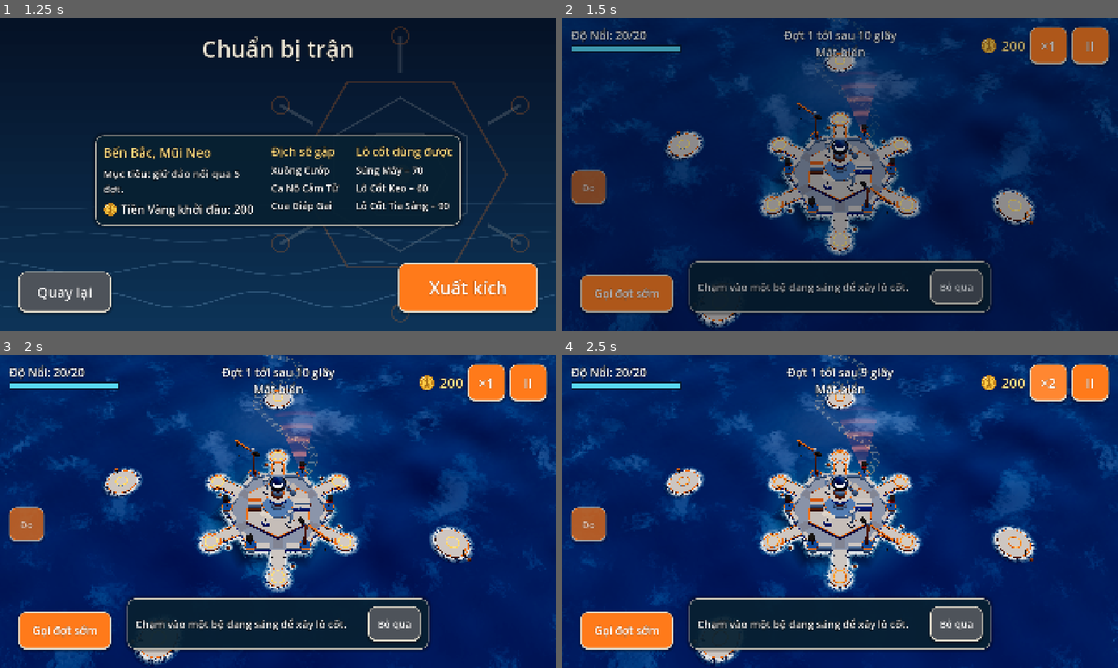
Above: before the commit, frames 1-4 (two rows, left to right).
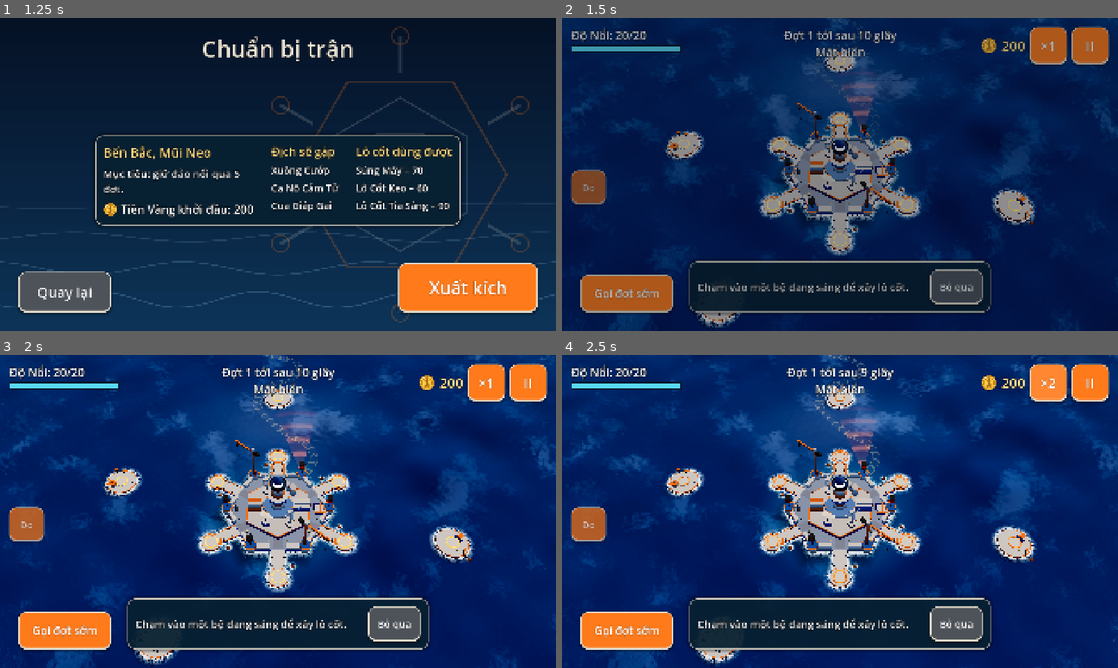
Above: after the commit, the same moments.

Repository: tinydustrystudio-hub/Hai-trinh
Game: Godot game, scene res://main/boot.tscn
The game is run twice, just before and just after one commit, with the same random seed, the same clock (stepped at 60 frames per second) and the same inputs. Sound files missing from this copy of the repository are replaced by a short silence.
Inputs:
- Up to frame 1 (1.25 s): click "Ra khơi" at 0.5 s
- Up to frame 2 (1.5 s): click "Xuất kích" at 1.25 s
- Up to frame 3 (2 s): no input
- Up to frame 4 (2.5 s): click "×1" at 2 s

Frame 1 is identical in both runs. In frame 2, 0.2% of the frame differs, in the area x 19-84%, y 10-96%; in frame 3, 0.2%; in frame 4, 0.2%.

Commit message:
P4: công trình theo cấp trên đảo chính, tiện ích đảo vệ tinh, đèn đường
Co-Authored-By: Claude Sonnet 5.5 <noreply@anthropic.com>
Claude-Session: https://claude.ai/code/session_017DSNC8MWevobFBo6fQDEF6

Diff:
--- a/battle/map/alliance_fortress.gd
+++ b/battle/map/alliance_fortress.gd
@@ -38,6 +38,7 @@
 		if not layout.is_satellite_pad(i):
 			_pier(st, c, r, layout.pad_positions[i])
 	_cranes(st, c, r)
+	FortressBuildings.build(st, layout)
 	return MeshKit.commit(st)
 
 
@@ -64,6 +65,10 @@
 	var st: SurfaceTool = MeshKit.begin()
 	var center: Vector3 = layout.satellite_centers[index]
 	_satellite(st, Vector3.ZERO, layout.satellite_radius, layout.fortress_center - center)
+	var away: Vector3 = Vector3(center.x - layout.fortress_center.x, 0.0, center.z - layout.fortress_center.z).normalized()
+	var utility_dir: Vector3 = (away - Vector3(-away.z, 0.0, away.x)).normalized()
+	SatelliteUtilities.build(st, layout.satellite_utility(index), Vector3.ZERO, utility_dir)
+	SatelliteUtilities.build_props(st, Vector3.ZERO, utility_dir)
 	return MeshKit.commit(st)
 
 
--- /dev/null
+++ b/battle/map/fortress_buildings.gd
@@ -0,0 +1,108 @@
+class_name FortressBuildings
+extends RefCounted
+## Công trình hỗ trợ lên vành ngoài của pháo đài theo cấp 1 / 3 / 5 (concept pack mục C):
+## Khiên Chắn Sóng (hàng trụ nghiêng), Xưởng Sửa Chữa (thêm băng chuyền, mái vòm), Xưởng Tàu (ụ nổi chữ U),
+## cùng đèn đường dọc lối vào. Tất cả thấp hơn đê chắn sóng hoặc nằm trong vành đê, không che bệ hay luồng.
+
+const SHIELD_ANGLE: float = 180.0
+const SHIPYARD_ANGLES: Array[float] = [0.0, 120.0]
+const REPAIR_ANGLE: float = 0.0
+const DECK_RADIUS_FRACTION: float = 0.8
+
+
+static func build(st: SurfaceTool, layout: MapLayout) -> void:
+	var c: Vector3 = layout.fortress_center
+	var r: float = layout.fortress_radius
+	_wave_shield(st, c, r, layout.building_level(&"wave_shield"))
+	_repair_extras(st, c, r, layout.building_level(&"repair_works"))
+	_shipyard(st, c, r, layout.building_level(&"shipyard"))
+	_lamp_posts(st, c, r)
+
+
+## Số trụ của Khiên Chắn Sóng theo cấp.
+static func shield_posts(level: int) -> int:
+	return 1 if level < 3 else (3 if level < 5 else 5)
+
+
+## Số ụ của Xưởng Tàu theo cấp (cấp 5 có hai ụ).
+static func shipyard_docks(level: int) -> int:
+	return 2 if level >= 5 else 1
+
+
+static func _polar(c: Vector3, radius: float, degrees: float) -> Vector3:
+	var a: float = deg_to_rad(degrees)
+	return c + Vector3(cos(a), 0.0, sin(a)) * radius
+
+
+static func _wave_shield(st: SurfaceTool, c: Vector3, r: float, level: int) -> void:
+	var count: int = shield_posts(level)
+	var y: float = AllianceFortress.DECK_Y
+	var radius: float = r * 0.8
+	var points: Array[Vector3] = []
+	for i: int in count:
+		var t: float = 0.0 if count == 1 else float(i) / float(count - 1) - 0.5
+		var p: Vector3 = _polar(c, radius, SHIELD_ANGLE + t * 32.0)
+		points.append(p)
+		var outward: Vector3 = (p - c).normalized()
+		var yaw: float = atan2(-outward.z, outward.x)
+		# Trụ xám than có đầu cao su đen, sọc ngà, hơi nghiêng ra biển bằng một khối đế vát.
+		MeshKit.box(st, Vector3(p.x, y + 0.9, p.z), Vector3(0.7, 1.8, 0.9), AllianceFortress.STEEL, yaw, AllianceFortress.DARK)
+		MeshKit.box(st, Vector3(p.x, y + 1.55, p.z) + outward * 0.3, Vector3(0.5, 0.5, 0.7), AllianceFortress.IVORY, yaw)
+	# Từ cấp 3 có dây chắn nối các trụ; cấp 5 thêm màng sóng lam nhạt.
+	for i: int in range(1, points.size()):
+		var a: Vector3 = points[i - 1]
+		var b: Vector3 = points[i]
+		var mid: Vector3 = (a + b) * 0.5
+		var yaw: float = atan2(-(b - a).z, (b - a).x)
+		MeshKit.box(st, Vector3(mid.x, y + 1.2, mid.z), Vector3(a.distance_to(b), 0.1, 0.1), AllianceFortress.DARK, yaw)
+		if level >= 5:
+			MeshKit.box(st, Vector3(mid.x, y + 0.75, mid.z), Vector3(a.distance_to(b), 0.9, 0.05), AllianceFortress.GLASS.lightened(0.2), yaw)
+
+
+static func _repair_extras(st: SurfaceTool, c: Vector3, r: float, level: int) -> void:
+	if level < 3:
+		return
+	var y: float = AllianceFortress.DECK_Y
+	var base: Vector3 = _polar(c, r * 0.8, REPAIR_ANGLE)
+	# Băng chuyền thấp dẫn ra phía xưởng, thùng vật liệu cam chạy trên đó.
+	MeshKit.box(st, Vector3(base.x, y + 0.15, base.z), Vector3(3.6, 0.3, 1.0), AllianceFortress.DARK.lightened(0.15), 0.0)
+	for i: int in 3:
+		MeshKit.box(st, Vector3(base.x - 1.2 + float(i) * 1.2, y + 0.55, base.z), Vector3(0.6, 0.5, 0.6), AllianceFortress.ORANGE)
+	if level >= 5:
+		# Mái vòm và cánh tay máy.
+		MeshKit.prism(st, Vector3(base.x, 0.0, base.z + 2.0), 1.3, y, y + 1.4, 12, AllianceFortress.IVORY, AllianceFortress.GLASS, 0.0, 0.7)
+		MeshKit.box(st, Vector3(base.x + 1.6, y + 1.6, base.z + 2.0), Vector3(0.3, 2.2, 0.3), AllianceFortress.ORANGE)
+		MeshKit.box(st, Vector3(base.x + 1.0, y + 2.6, base.z + 2.0), Vector3(1.6, 0.3, 0.3), AllianceFortress.ORANGE)
+
+
+static func _shipyard(st: SurfaceTool, c: Vector3, r: float, level: int) -> void:
+	var y: float = AllianceFortress.DECK_Y
+	for d: int in shipyard_docks(level):
+		var base: Vector3 = _polar(c, r * 0.8, SHIPYARD_ANGLES[d] + (0.0 if d == 0 else 0.0))
+		if d == 0:
+			base.z += 0.0
+		# Ụ nổi chữ U: đáy và hai mạn, mở ra phía biển.
+		var out: Vector3 = (base - c).normalized()
+		var yaw: float = atan2(-out.z, out.x)
+		var side: Vector3 = Vector3(-out.z, 0.0, out.x)
+		MeshKit.box(st, Vector3(base.x, y + 0.12, base.z), Vector3(2.8, 0.24, 3.0), AllianceFortress.SEA_BLUE, yaw, AllianceFortress.IVORY)
+		for s: float in [-1.0, 1.0]:
+			var wall: Vector3 = base + side * s * 1.5
+			MeshKit.box(st, Vector3(wall.x, y + 0.6, wall.z), Vector3(2.8, 1.0, 0.3), AllianceFortress.SEA_BLUE, yaw, AllianceFortress.ORANGE)
+		var back: Vector3 = base - out * 1.5
+		MeshKit.box(st, Vector3(back.x, y + 0.6, back.z), Vector3(0.3, 1.0, 3.0), AllianceFortress.SEA_BLUE, yaw)
+		# Cầu cẩu ngang qua ụ.
+		MeshKit.box(st, Vector3(base.x, y + 1.5, base.z), Vector3(0.3, 0.3, 3.4), AllianceFortress.ORANGE, yaw)
+		# Cấp 3: thân tàu đang đóng nằm trong ụ.
+		if level >= 3:
+			MeshKit.box(st, Vector3(base.x, y + 0.45, base.z), Vector3(2.0, 0.4, 1.0), AllianceFortress.IVORY.darkened(0.1), yaw)
+			MeshKit.box(st, Vector3(base.x, y + 0.8, base.z) - out * 0.4, Vector3(0.7, 0.4, 0.7), AllianceFortress.GLASS, yaw)
+
+
+static func _lamp_posts(st: SurfaceTool, c: Vector3, r: float) -> void:
+	var y: float = AllianceFortress.DECK_Y
+	for k: int in 6:
+		for side: float in [-1.0, 1.0]:
+			var p: Vector3 = _polar(c, r * 0.77, 30.0 + 60.0 * float(k) + side * 13.0)
+			MeshKit.prism(st, Vector3(p.x, 0.0, p.z), 0.12, y, y + 1.3, 6, AllianceFortress.DARK, AllianceFortress.DARK)
+			MeshKit.box(st, Vector3(p.x, y + 1.4, p.z), Vector3(0.3, 0.2, 0.3), AllianceFortress.LAMP)
--- /dev/null
+++ b/battle/map/satellite_utilities.gd
@@ -0,0 +1,67 @@
+class_name SatelliteUtilities
+extends RefCounted
+## Tiện ích đặt cạnh bệ trên đảo vệ tinh (concept pack mục D). Mỗi loại có hình bóng và màu nhấn riêng
+## để phân biệt khi nhìn từ trên xuống: đĩa ra-đa, hai container, phao cứu hộ cam, tháp thon có chảo.
+## Bến Thương Hội (trade_dock) chỉ dành cho đảo lãnh thổ, không có trong IDS.
+
+const IDS: Array[StringName] = [&"radar_outpost", &"steel_depot", &"buoy_station", &"comms_tower"]
+## Khoảng cách từ tâm đảo tới tiện ích (bệ lô cốt ở tâm).
+const OFFSET: float = 2.5
+
+const _SURFACE_Y: float = 0.45
+
+
+## Dựng tiện ích id, tâm tại center (tọa độ đảo), dịch về hướng direction (đơn vị, trên mặt nước).
+static func build(st: SurfaceTool, id: StringName, center: Vector3, direction: Vector3) -> void:
+	var at: Vector3 = center + direction * OFFSET
+	at.y = _SURFACE_Y
+	var yaw: float = atan2(-direction.z, direction.x)
+	match id:
+		&"radar_outpost":
+			MeshKit.prism(st, at, 0.7, at.y, at.y + 0.5, 8, AllianceFortress.IVORY, AllianceFortress.STEEL)
+			MeshKit.prism(st, at, 0.14, at.y + 0.5, at.y + 1.7, 6, AllianceFortress.STEEL, AllianceFortress.STEEL)
+			_dish(st, at + Vector3(0, 2.0, 0), direction, 1.1)
+		&"steel_depot":
+			MeshKit.box(st, at + Vector3(0, 0.55, 0.0) + _side(direction) * 0.55, Vector3(1.9, 1.1, 0.9), AllianceFortress.SEA_BLUE, yaw, AllianceFortress.IVORY)
+			MeshKit.box(st, at + Vector3(0, 0.55, 0.0) - _side(direction) * 0.55, Vector3(1.9, 1.1, 0.9), AllianceFortress.SEA_BLUE.lightened(0.15), yaw, AllianceFortress.IVORY)
+			MeshKit.box(st, at + Vector3(0, 1.2, 0.0), Vector3(1.7, 0.12, 1.2), AllianceFortress.ORANGE, yaw)
+		&"buoy_station":
+			MeshKit.prism(st, at, 0.9, at.y, at.y + 0.5, 10, AllianceFortress.IVORY, AllianceFortress.IVORY)
+			MeshKit.ring(st, at, 0.45, 0.95, at.y + 0.5, at.y + 1.1, 12, AllianceFortress.ORANGE, AllianceFortress.ORANGE)
+			MeshKit.ring(st, at, 0.45, 0.95, at.y + 0.75, at.y + 0.85, 12, AllianceFortress.IVORY, AllianceFortress.IVORY, deg_to_rad(15.0))
+		&"comms_tower":
+			MeshKit.prism(st, at, 0.5, at.y, at.y + 0.4, 8, AllianceFortress.STEEL, AllianceFortress.IVORY)
+			MeshKit.prism(st, at, 0.3, at.y + 0.4, at.y + 4.2, 8, AllianceFortress.IVORY, AllianceFortress.IVORY, 0.0, 0.12)
+			MeshKit.box(st, at + Vector3(0, 3.0, 0) + direction * 0.4, Vector3(0.8, 0.8, 0.12), AllianceFortress.IVORY.darkened(0.1), yaw)
+			MeshKit.box(st, at + Vector3(0, 4.4, 0), Vector3(0.3, 0.3, 0.3), AllianceFortress.LAMP)
+		&"trade_dock":
+			MeshKit.box(st, at + Vector3(0, 0.3, 0), Vector3(3.0, 0.3, 0.7), Color(0.78, 0.6, 0.4), yaw, AllianceFortress.IVORY)
+			MeshKit.box(st, at + Vector3(0, 0.3, 0) - direction * 0.6, Vector3(0.7, 0.3, 3.0), Color(0.78, 0.6, 0.4), yaw)
+			MeshKit.box(st, at + Vector3(0, 1.0, 0) + _side(direction) * 0.7, Vector3(0.9, 0.9, 0.9), AllianceFortress.IVORY, yaw)
+
+
+## Đèn đường và cuộn dây neo nhỏ, đặt xa bệ và xa tiện ích.
+static func build_props(st: SurfaceTool, center: Vector3, direction: Vector3) -> void:
+	var lamp: Vector3 = center + (-direction * 0.6 + _side(direction)).normalized() * 3.0
+	MeshKit.prism(st, Vector3(lamp.x, 0.0, lamp.z), 0.1, _SURFACE_Y, _SURFACE_Y + 1.2, 6, AllianceFortress.DARK, AllianceFortress.DARK)
+	MeshKit.box(st, Vector3(lamp.x, _SURFACE_Y + 1.3, lamp.z), Vector3(0.26, 0.18, 0.26), AllianceFortress.LAMP)
+	var coil: Vector3 = center + (-direction * 0.9 - _side(direction) * 0.6).normalized() * 2.8
+	MeshKit.ring(st, Vector3(coil.x, 0.0, coil.z), 0.12, 0.34, _SURFACE_Y, _SURFACE_Y + 0.18, 8, AllianceFortress.IVORY, AllianceFortress.IVORY)
+
+
+static func _side(direction: Vector3) -> Vector3:
+	return Vector3(-direction.z, 0.0, direction.x)
+
+
+static func _dish(st: SurfaceTool, at: Vector3, direction: Vector3, rim: float) -> void:
+	var tilt: Basis = Basis(_side(direction), deg_to_rad(40.0))
+	var n: Vector3 = tilt * Vector3.UP
+	var sides: int = 12
+	for i: int in sides:
+		var a0: float = TAU * float(i) / float(sides)
+		var a1: float = TAU * float(i + 1) / float(sides)
+		var p0: Vector3 = at + tilt * Vector3(cos(a0) * rim, 0.3, sin(a0) * rim)
+		var p1: Vector3 = at + tilt * Vector3(cos(a1) * rim, 0.3, sin(a1) * rim)
+		MeshKit.tri(st, at, p0, p1, n, AllianceFortress.IVORY.darkened(0.15), AllianceFortress.IVORY, AllianceFortress.IVORY)
+		MeshKit.tri(st, at, p1, p0, -n, AllianceFortress.STEEL, AllianceFortress.STEEL, AllianceFortress.STEEL)
+	MeshKit.box(st, at + n * 0.9, Vector3(0.2, 0.2, 0.2), AllianceFortress.ORANGE)
--- a/core/data/map_layout.gd
+++ b/core/data/map_layout.gd
@@ -33,6 +33,14 @@
 @export var satellite_free_count: int = 0
 ## Số đảo vệ tinh tối đa người chơi được đặt ở màn này, gồm cả đảo cấp sẵn và đảo mua thêm (GDD mục 5.4).
 @export var satellite_max_count: int = 8
+
+@export_group("Công trình và tiện ích")
+## Cấp từng công trình trên đảo chính (1, 3 hoặc 5; thiếu = cấp 1): wave_shield, repair_works, tidal_power, shipyard.
+## Là số tạm cho tới khi có màn Căn cứ (P5) lưu cấp thật.
+@export var building_levels: Dictionary[StringName, int] = {}
+## Tiện ích của từng đảo vệ tinh theo thứ tự satellite_centers (radar_outpost, steel_depot, buoy_station, comms_tower).
+## Thiếu thì lặp lần lượt bốn loại.
+@export var satellite_utilities: Array[StringName] = []
 
 @export_group("Bệ và luồng")
 ## Tâm của từng bệ lô cốt.
@@ -102,3 +110,15 @@
 		if Vector2(center.x - pad.x, center.z - pad.z).length() < satellite_radius * 0.5:
 			return true
 	return false
+
+
+## Cấp của công trình (1, 3 hoặc 5), mặc định 1.
+func building_level(building: StringName) -> int:
+	return clampi(building_levels.get(building, 1), 1, 5)
+
+
+## Tiện ích của đảo vệ tinh thứ index.
+func satellite_utility(index: int) -> StringName:
+	if index < satellite_utilities.size():
+		return satellite_utilities[index]
+	return SatelliteUtilities.IDS[index % SatelliteUtilities.IDS.size()]
--- /dev/null
+++ b/tests/test_fortress_buildings.gd
@@ -0,0 +1,64 @@
+extends GutTest
+## Công trình theo cấp trên đảo chính và tiện ích trên đảo vệ tinh.
+
+const LAYOUT_PATH: String = "res://data/maps/north_dock_layout.tres"
+
+
+func _layout(levels: Dictionary[StringName, int] = {}) -> MapLayout:
+	var layout: MapLayout = (load(LAYOUT_PATH) as MapLayout).duplicate() as MapLayout
+	layout.building_levels = levels
+	return layout
+
+
+func _triangles(mesh: ArrayMesh) -> int:
+	return mesh.surface_get_array_len(0) / 3
+
+
+func test_default_level_is_one() -> void:
+	assert_eq(_layout().building_level(&"wave_shield"), 1)
+	assert_eq(_layout({&"shipyard": 9}).building_level(&"shipyard"), 5)
+
+
+func test_shield_posts_and_docks_grow_with_level() -> void:
+	assert_eq(FortressBuildings.shield_posts(1), 1)
+	assert_eq(FortressBuildings.shield_posts(3), 3)
+	assert_eq(FortressBuildings.shield_posts(5), 5)
+	assert_eq(FortressBuildings.shipyard_docks(3), 1)
+	assert_eq(FortressBuildings.shipyard_docks(5), 2)
+
+
+func test_higher_levels_add_geometry() -> void:
+	var low: int = _triangles(AllianceFortress.build_fortress(_layout()))
+	var mid: int = _triangles(AllianceFortress.build_fortress(_layout({&"wave_shield": 3, &"repair_works": 3, &"shipyard": 3})))
+	var high: int = _triangles(AllianceFortress.build_fortress(_layout({&"wave_shield": 5, &"repair_works": 5, &"shipyard": 5})))
+	assert_gt(mid, low)
+	assert_gt(high, mid)
+	assert_lt(high, 20000, "ngân sách tam giác của đảo chính")
+
+
+func test_every_utility_builds_distinct_mesh() -> void:
+	var counts: Array[int] = []
+	for id: StringName in SatelliteUtilities.IDS:
+		var st: SurfaceTool = MeshKit.begin()
+		SatelliteUtilities.build(st, id, Vector3.ZERO, Vector3.RIGHT)
+		var mesh: ArrayMesh = st.commit()
+		assert_gt(mesh.get_aabb().size.y, 1.0, String(id))
+		counts.append(_triangles(mesh))
+	assert_eq(counts.size(), 4)
+
+
+func test_utility_stays_clear_of_pad_and_island_edge() -> void:
+	for id: StringName in SatelliteUtilities.IDS:
+		var st: SurfaceTool = MeshKit.begin()
+		SatelliteUtilities.build(st, id, Vector3.ZERO, Vector3.RIGHT)
+		var box: AABB = st.commit().get_aabb()
+		assert_gt(box.position.x, 1.3, "không đè bệ lô cốt: %s" % id)
+		assert_lt(box.end.x, 3.9, "nằm trong đảo: %s" % id)
+
+
+func test_layout_cycles_utilities() -> void:
+	var layout: MapLayout = _layout()
+	assert_eq(layout.satellite_utility(0), &"radar_outpost")
+	assert_eq(layout.satellite_utility(5), &"steel_depot")
+	layout.satellite_utilities = [&"comms_tower"]
+	assert_eq(layout.satellite_utility(0), &"comms_tower")
Not shown, added: battle/map/fortress_buildings.gd.uid
Not shown, added: battle/map/satellite_utilities.gd.uid
Not shown, added: tests/test_fortress_buildings.gd.uid
Not shown, changed: docs/ke-hoach-hoan-thien-do-hoa.md
